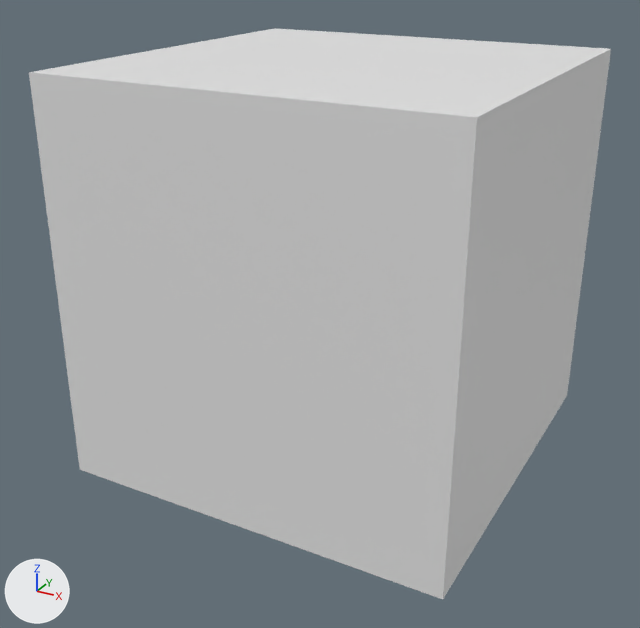
What one commit did to the Blender file FishTankEffect/Assets/Folders/Art/Models/WaterCube.blend.
Rendered twice from a 50 mm camera at (1.96, -3.8, 1.58) aimed at (-0.05, -0.15, -0.25). Every picture has the same lights, and +X, +Y and +Z are marked at lower left.
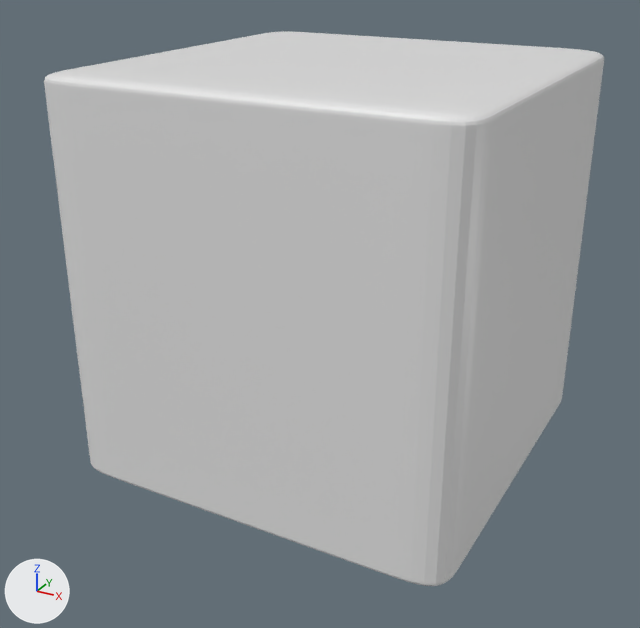
What the commit changed:
Material 'Material' (mat_material) is new.
Its base color is (0.8, 0.8, 0.8) (white #e7e7e7).
Its roughness is 0.4.
me_cube_001 is used by ob_cube; location (0.0, 0.0, 0.0).
me_cube_001 had 8 vertices, 6 faces and spanned x -1.0..1.0, y -1.0..1.0, z -1.0..1.0.
me_cube_001 now has 720 vertices, 718 faces and spans x -1.0..1.0, y -1.0..1.0, z -1.0..1.0.
me_cube_001 part 1: 712 vertices added at x -1.0..1.0, y -1.0..1.0, z -1.0..1.0.
me_cube_001 now uses material mat_material (white #e7e7e7).
Object 'Cube' (ob_cube) gains a SUBSURF modifier named 'Subdivision'.

Where the change shows, as pixel boxes [x1, y1, x2, y2] in the pictures (640 x 628 px):
'Cube', reshaped, modifiers changed
    before: [29, 28, 611, 599]
    after: [44, 31, 604, 586]
part 1 of me_cube_001, added
    after: [44, 31, 604, 586]
